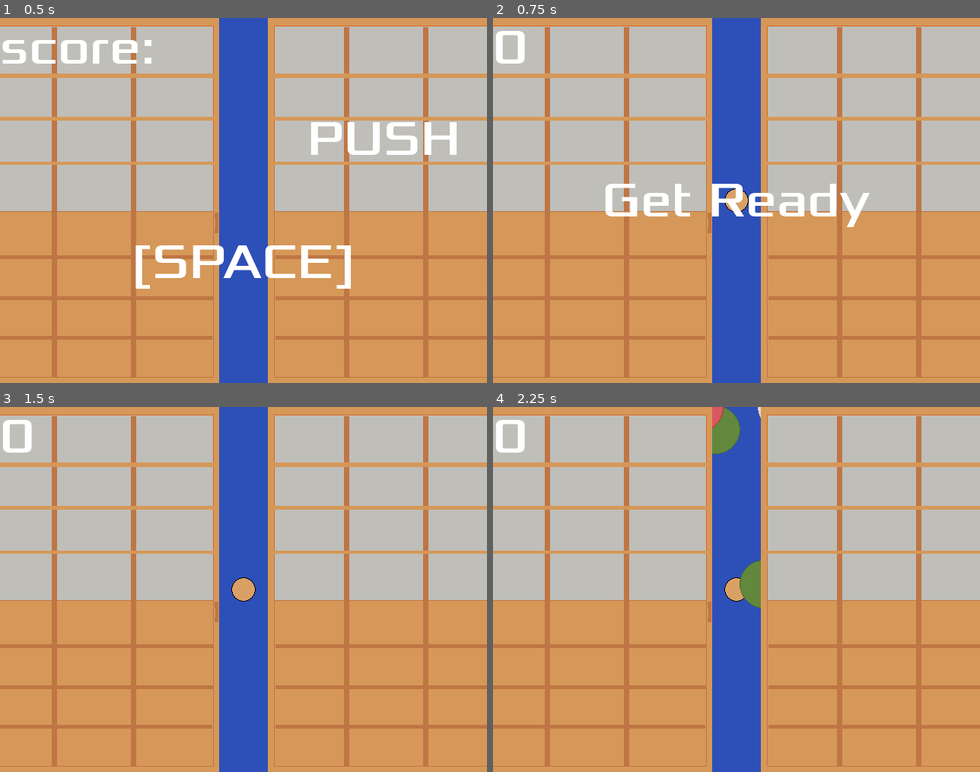
Above: before the commit, frames 1-4 (two rows, left to right).
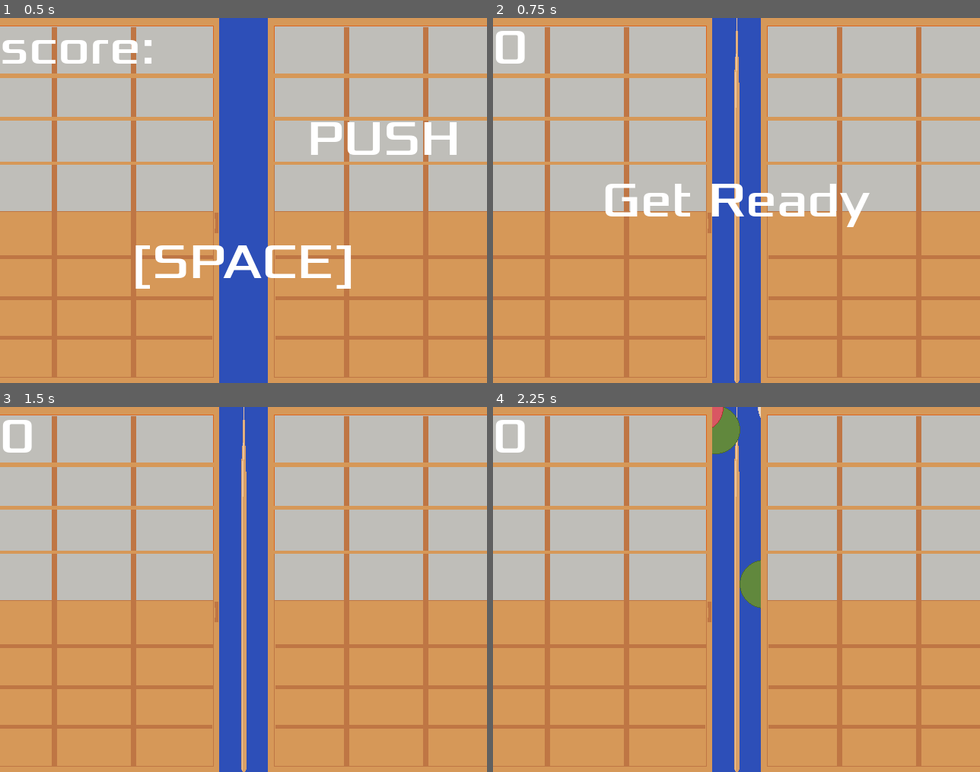
Above: after the commit, the same moments.

Repository: zundouz/ldjam54_odango
Game: Godot game, scene res://main.tscn
Same seed, same stepped clock (60 frames per second), same inputs: the game is played once before the commit and once after it.
Inputs (mouse positions are in pixels of both pictures, inside the frame that each line leads up to):
- Up to frame 1 (0.5 s): no input
- Up to frame 2 (0.75 s): tap Space (space) at 0.5 s; move the mouse to (843, 182) at 0.52 s; hold Up (move_up) from 0.53 s (still down); tap Enter (enter) at 0.6 s
- Up to frame 3 (1.5 s): move the mouse to (146, 607) at 1.27 s; release Up (move_up) at 1.28 s; click (146, 607) at 1.35 s
- Up to frame 4 (2.25 s): move the mouse to (785, 509) at 2.02 s; hold Up (move_up) from 2.03 s (still down); tap Space (space) at 2.1 s

Frame 1 is identical in both runs. In frame 2, 1.0% of the frame differs, in the area x 47-53%, y 0-100%; in frame 3, 1.1%; in frame 4, 1.0%.

Commit message:
feat: 串の空振りが伝わりやすくなった。

Diff:
--- a/main.gd
+++ b/main.gd
@@ -10,7 +10,6 @@
 
 # Called every frame. 'delta' is the elapsed time since the previous frame.
 func _process(delta):
-	print(MyGlobal.game_state)
 	# ゲームステートにより分岐
 	if MyGlobal.game_state == MyGlobal.game_state_type.Title:
 		# TODO: 上押したらスタート
@@ -20,7 +19,6 @@
 			MyGlobal.game_state = MyGlobal.game_state_type.InGame
 	elif MyGlobal.game_state == MyGlobal.game_state_type.InGame:
 		$HUD.update_score(MyGlobal.score)
-		print(MyGlobal.remained_skewer)
 	elif MyGlobal.game_state == MyGlobal.game_state_type.Result:
 		game_over()
 		if MyGlobal.is_decide_key_just_pressed():
@@ -49,9 +47,6 @@
 	# Choose a random location on Path2D.
 	var mob_spawn_location = get_node("MobPath/MobSpawnLocation")
 	mob_spawn_location.progress_ratio = randf()
-	# 別に左右に振る理由もないので今のままでいいのでは…
-#	if mob_spawn_location.progress_ratio >= 0 and mob_spawn_location.progress_ratio < 0.25:
-#		mob_spawn_location.progress_ratio += 0.25
 
 	# Set the mob's direction perpendicular to the path direction.
 	var direction = mob_spawn_location.rotation + PI / 2
--- a/player.gd
+++ b/player.gd
@@ -2,7 +2,8 @@
 
 @export var speed = 400 # How fast the player will move (pixels/sec).
 var screen_size # Size of the game window.
-
+var is_missing_shot = false
+var missing_shot_counter = 0
 
 # Called when the node enters the scene tree for the first time.
 func _ready():
@@ -12,12 +13,17 @@
 
 # Called every frame. 'delta' is the elapsed time since the previous frame.
 func _process(delta):
-	var velocity = Vector2.ZERO # The player's movement vector.
-	# TODO: あとで串アニメーションの処理のために入力処理を復活させる
 	if MyGlobal.is_odango_finished == false:
 		$AnimatedSprite2D.set_animation("shot")
 	elif MyGlobal.is_odango_finished == true:
-		$AnimatedSprite2D.set_animation("default")
+		if is_missing_shot == false:
+			$AnimatedSprite2D.set_animation("default")
+		if (MyGlobal.is_decide_key_just_pressed()
+			and MyGlobal.remained_skewer < 10
+			and MyGlobal.remained_skewer > 0
+			):
+			is_missing_shot = true
+			$AnimatedSprite2D.set_animation("shot")
 
 		if MyGlobal.game_state != MyGlobal.game_state_type.InGame:
 			return # リザルト→タイトルに戻れなくなるバグの対策
@@ -26,8 +32,12 @@
 			MyGlobal.game_state = MyGlobal.game_state_type.Result
 		if MyGlobal.is_decide_key_just_pressed():
 			MyGlobal.remained_skewer -= 1
-
-
+	if is_missing_shot == true:
+		$AnimatedSprite2D.set_animation("shot")
+		missing_shot_counter = missing_shot_counter + 1
+		if missing_shot_counter > 30:
+			missing_shot_counter = 0
+			is_missing_shot = false
 
 func start(pos):
 	position = pos
